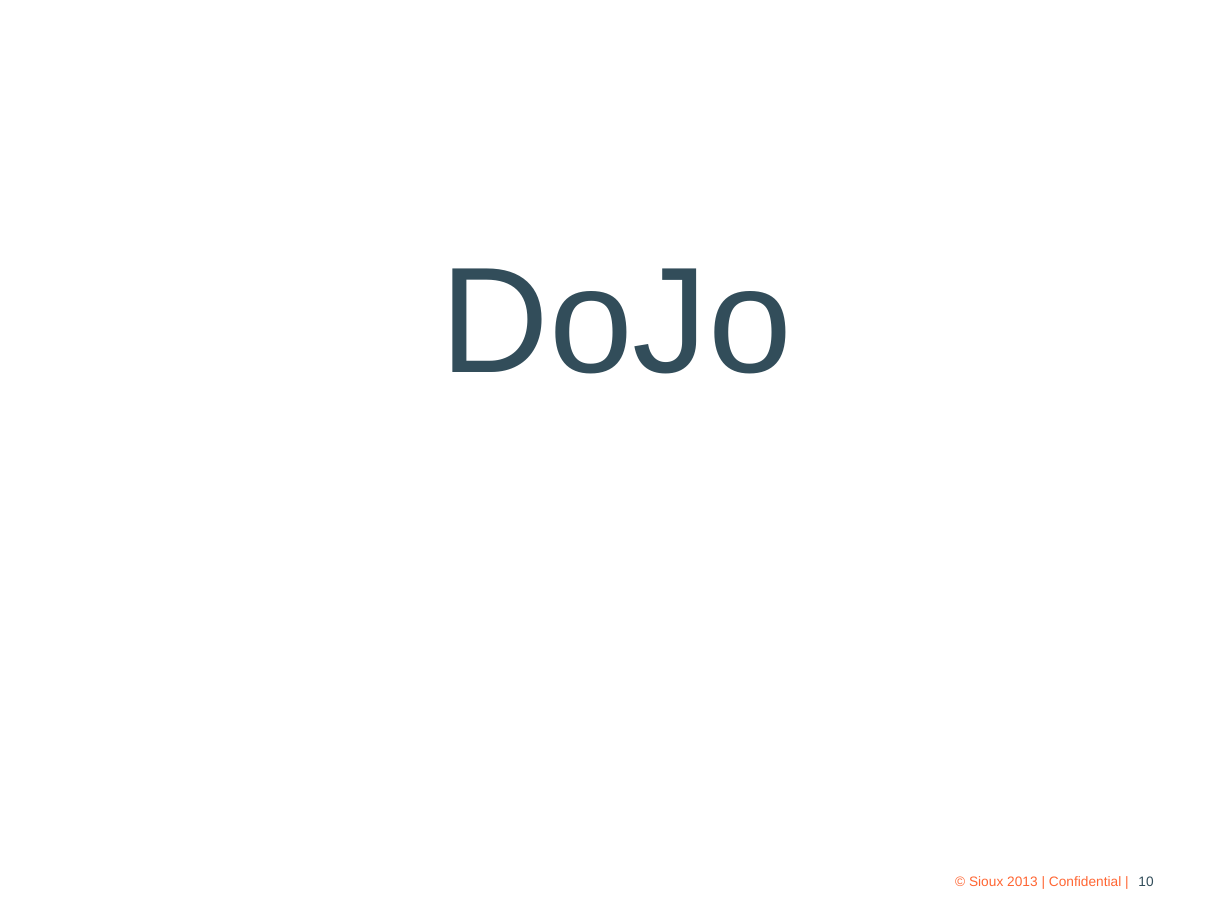
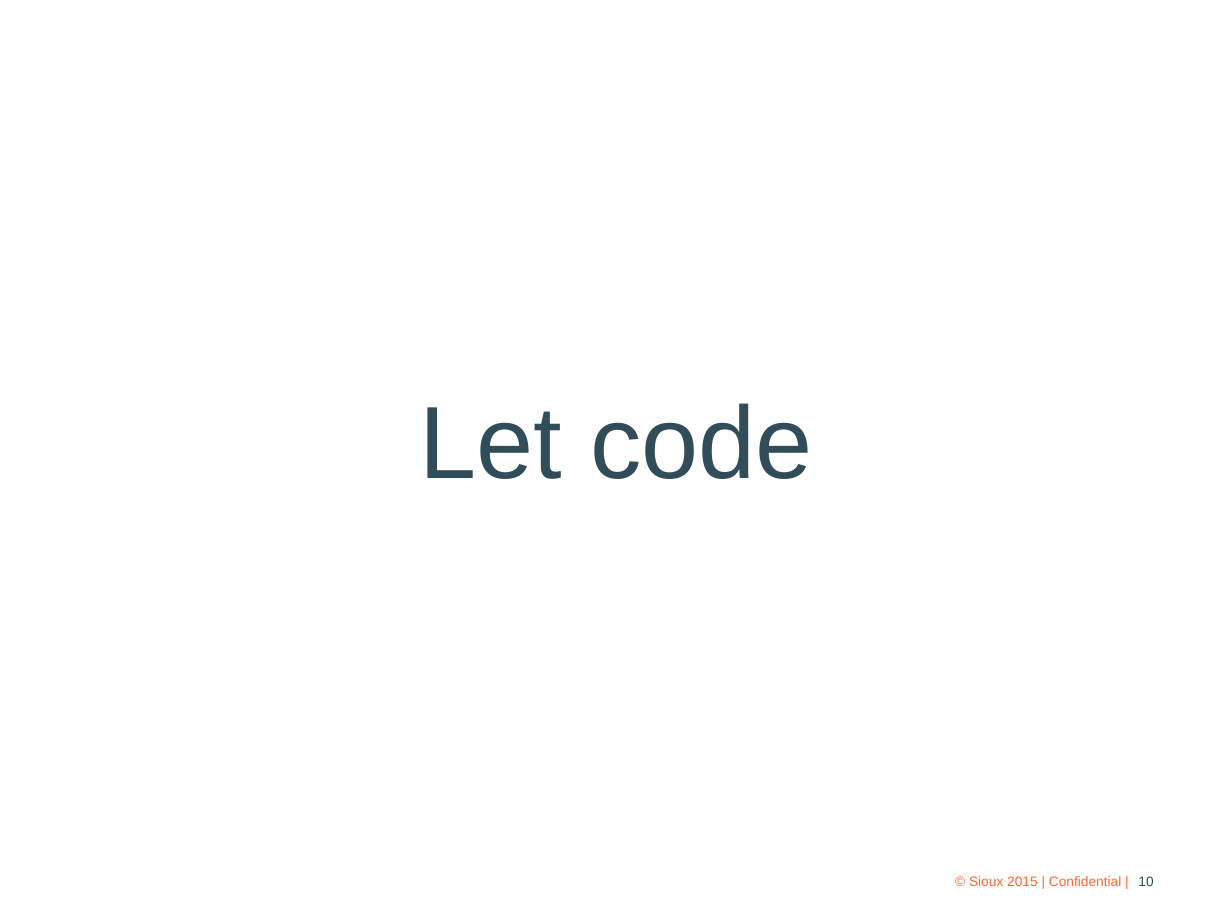
Before and after one commit to QuanTran91/SiouxCommunity, a slide deck: slide 10 of doc/Lecture 5 - 2015.09.26 Design Pattern.pptx. Drawn at 1232x924 pixels with LibreOffice and Linux fonts; fonts in the diff are those of the drawing; background and template pictures are left out. Boxes give left, top, right and bottom in pixels: in the first picture for what was removed or moved away, otherwise in the second. Text is boxed around its words. In the diff, an @@ line names an element or a change of style, - is before the commit and + after.

```diff
--- a/doc/Lecture 5 - 2015.09.26 Design Pattern.pptx
+++ b/doc/Lecture 5 - 2015.09.26 Design Pattern.pptx
@@ text at [419,403,813,479]: text changed; size 88 to 60 pt @@
-DoJo
+Let code
@@ text at [969,876,1121,886]: text changed @@
-© Sioux 2013 | Confidential |
+© Sioux 2015 | Confidential |
```
Also in this commit, not shown: 40 other slides changed, 2 slides added.
